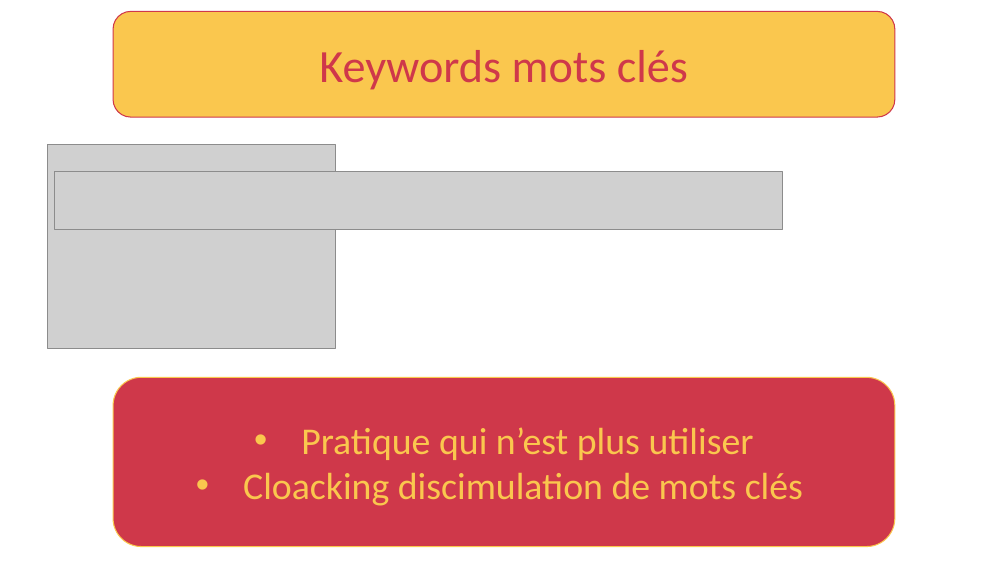
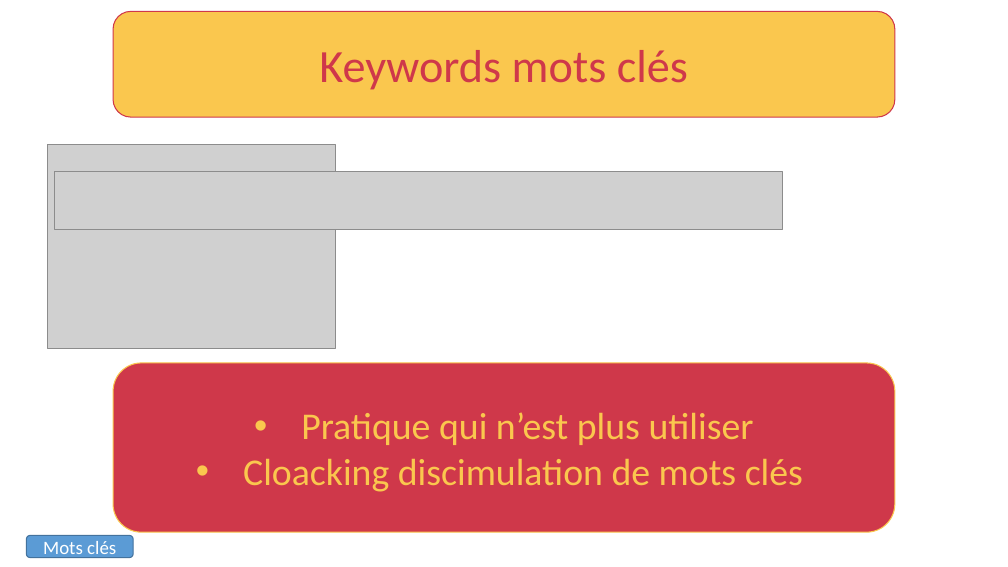
Before and after one commit to devfredgithub/CHOUETTEAGENCE, a slide deck: slide 4 of chouette agence [Enregistrement automatique].pptx (slide 16 before the commit). Drawn at 1008x567 pixels with LibreOffice and Linux fonts; fonts in the diff are those of the drawing; grey boxes stand for pictures. Boxes give left, top, right and bottom in pixels: in the first picture for what was removed or moved away, otherwise in the second. Text is boxed around its words. In the diff, an @@ line names an element or a change of style, - is before the commit and + after.

```diff
--- a/chouette agence [Enregistrement automatique].pptx
+++ b/chouette agence [Enregistrement automatique].pptx
@@ rounded rectangle "Pratique qui n’est plus utiliser": place and size @@
-rounded rectangle "Pratique qui n’est plus utiliser" at (113,377,895,547)
+rounded rectangle "Pratique qui n’est plus utiliser" at (113,363,895,532)
@@ rounded rectangle added at (26,535,133,557), fill #5B9BD5, outline #43739E 1 pt, 18 pt, text #FFFFFF @@
+Mots clés
```
Also in this commit, not shown: 10 other slides changed, 1 slide removed.
